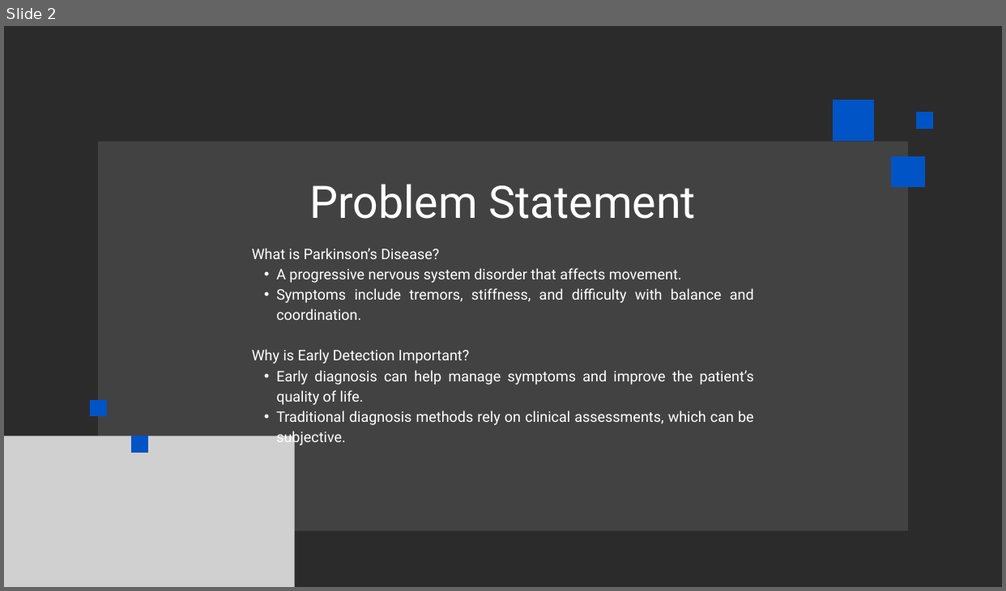
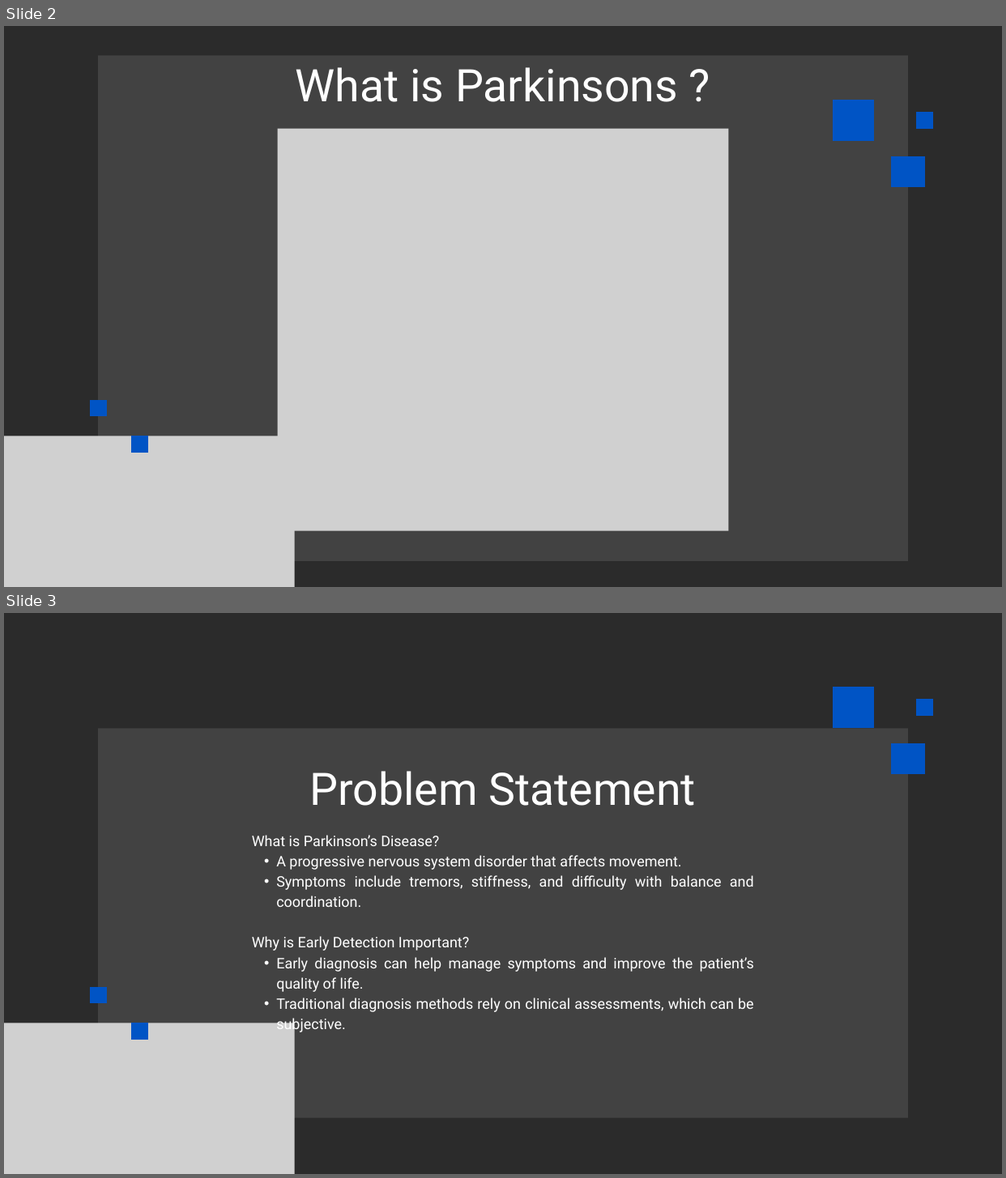
Before and after one commit to AP4549/ParkiSense, a slide deck: Parkinson’s Disease prediction.pptx. Shown one above the other, each under a label of ours: slide 2 before the commit, slides 2 and 3 after it. The pictures are 1006x591 and 1006x1178 pixels, drawn with LibreOffice and Linux fonts; fonts in the diff are those of the drawing; grey boxes stand for pictures; background and template pictures are left out; a plain dark background stands for a picture behind light text. Boxes give left, top, right and bottom in pixels: in the first picture for what was removed or moved away, otherwise in the second. Text is boxed around its words. In the diff, an @@ line names an element or a change of style, - is before the commit and + after.

```diff
--- a/Parkinson’s Disease prediction.pptx
+++ b/Parkinson’s Disease prediction.pptx
@@ slide 2 added at bbox=[4, 26, 1002, 587], background picture (left out) @@
@@ freeform shape added at bbox=[98, 55, 908, 561], fill #FFFFFF at 11% opacity @@
@@ text added at bbox=[296, 67, 678, 102], 64.8 pt, text #FFFFFF @@
+What is Parkinsons ?
@@ freeform shape added at bbox=[833, 100, 874, 141], fill #0054C5 @@
@@ freeform shape added at bbox=[917, 113, 934, 129], fill #0054C5 @@
@@ picture added at bbox=[278, 128, 728, 531] @@
@@ freeform shape added at bbox=[891, 156, 925, 188], fill #0054C5 @@
@@ freeform shape added at bbox=[90, 400, 107, 416], fill #0054C5 @@
@@ picture added at bbox=[4, 436, 295, 587] @@
@@ freeform shape added at bbox=[131, 436, 148, 453], fill #0054C5 @@
@@ what was slide 2 is now slide 3 @@
```
Also in this commit, not shown: 1 slide changed, 1 other slide added.
